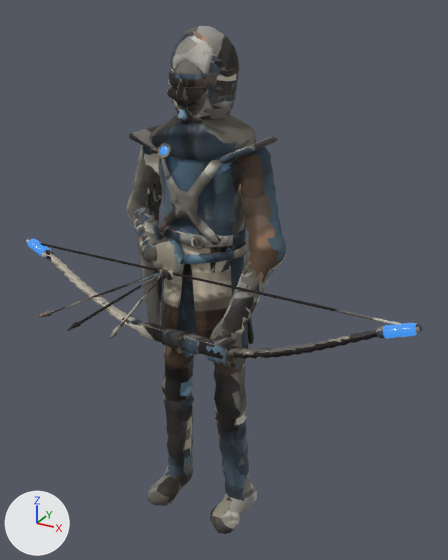
An edit to the glTF model games/vale/art/out/fighters/lisvel/lisvel.glb, drawn before and after from the same camera.
Rendered twice from a camera (50 mm lens) standing at (1.076, -1.802, 1.936) and looking at (0.154, -0.125, 1.098). The lights are fixed; the arrows at lower left show +X, +Y and +Z. The older version comes first. Vertices at exactly the same position are counted once.

The scene before the commit, as lines of its bpy script (objects in view):
```python
me_lisvel = bpy.data.meshes.new('lisvel')
me_lisvel.from_pydata(...)  # 9672 vertices, 20821 faces; spans x -0.7..0.82, y -0.66..0.15, z 0.0..1.88
me_lisvel.materials.append(mat_body)
me_lisvel_accent = bpy.data.meshes.new('lisvel_accent')
me_lisvel_accent.from_pydata(...)  # 246 vertices, 480 faces; spans x -0.689..0.81, y -0.2..-0.107, z 1.052..1.525
me_lisvel_accent.materials.append(mat_accent)  # dark blue #293038, glowing blue #388de7
ob_lisvel = bpy.data.objects.new('lisvel', me_lisvel)
ob_lisvel.location = (0.0, 0.0, 0.0)
ob_lisvel_accent = bpy.data.objects.new('lisvel_accent', me_lisvel_accent)
ob_lisvel_accent.location = (0.0, 0.0, 0.0)
```
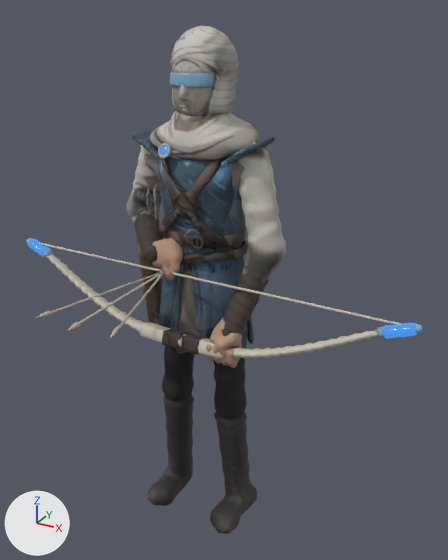
Diff of the bpy script that builds the scene:
```diff
--- a/games/vale/art/out/fighters/lisvel/lisvel.glb.py
+++ b/games/vale/art/out/fighters/lisvel/lisvel.glb.py
@@ me_lisvel @@
 # used by ob_lisvel; location = (0.0, 0.0, 0.0)
-me_lisvel.from_pydata(...)  # 9672 vertices, 20821 faces; spans x -0.7..0.82, y -0.66..0.15, z 0.0..1.88
+me_lisvel.from_pydata(...)  # 9212 vertices, 19909 faces; spans x -0.7..0.82, y -0.66..0.15, z 0.0..1.88
+# me_lisvel part 1: 312 vertices moved within x -0.62..0.81, y -0.24..0.13, z 0.09..1.88; 1743 vertices removed from x -0.66..0.81, y -0.27..0.15, z 0.0..1.88; 1283 vertices added at x -0.62..0.77, y -0.26..0.14, z 0.0..1.88
+# me_lisvel part 2: 14095 kept faces spanning x -0.7..0.82, y -0.66..0.15, z 0.0..1.88 get new texture (UV) coordinates
 me_lisvel.materials.append(mat_body)
```

Where the change shows, as pixel boxes [x1, y1, x2, y2] in the pictures (448 x 560 px; the box of a moved part takes in the faces that stretch with it):
part 1 of me_lisvel, moved or reshaped: before [42, 26, 418, 534]; after [42, 26, 421, 534]
part 2 of me_lisvel, surface changed: [27, 28, 423, 532] in both
